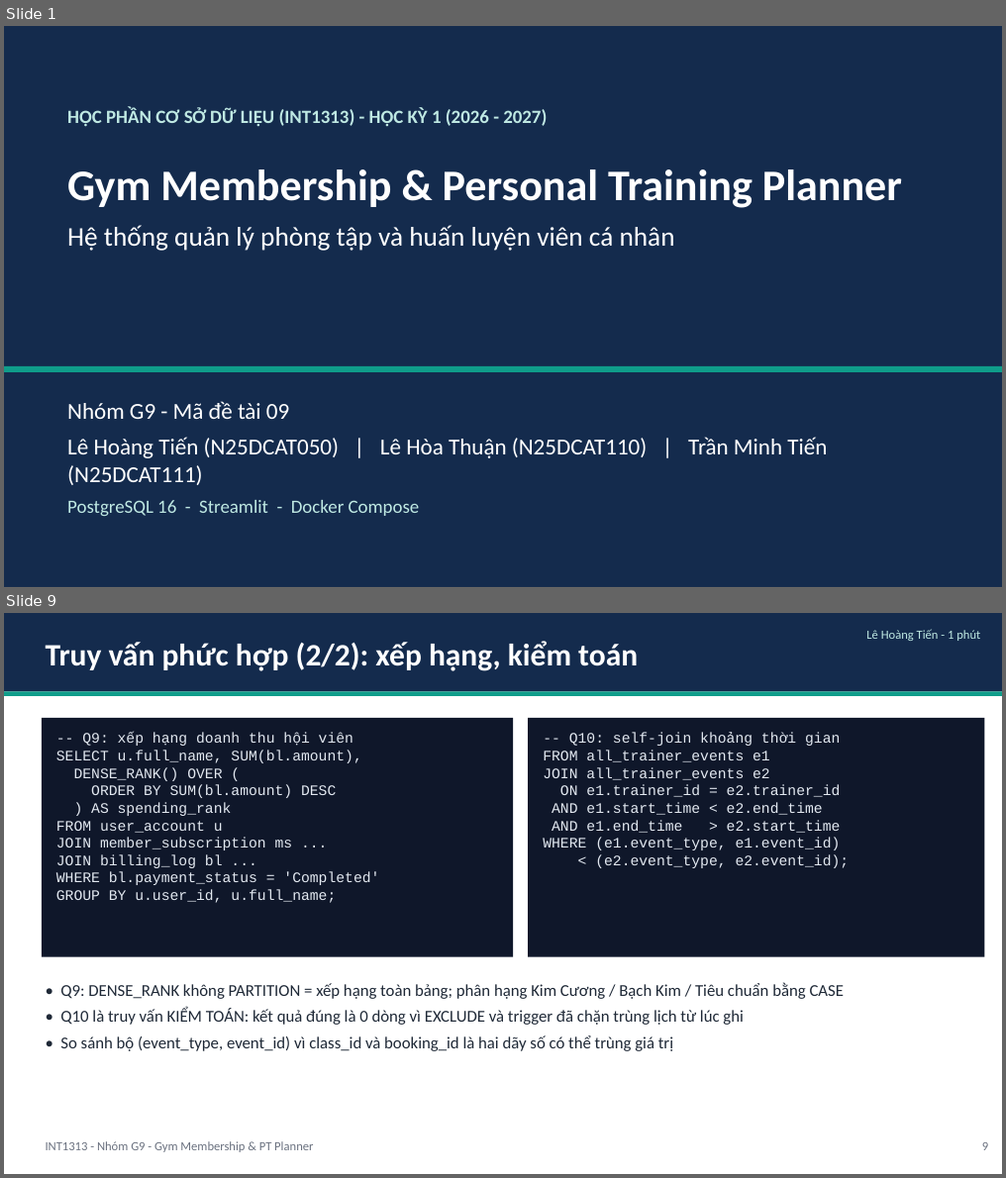
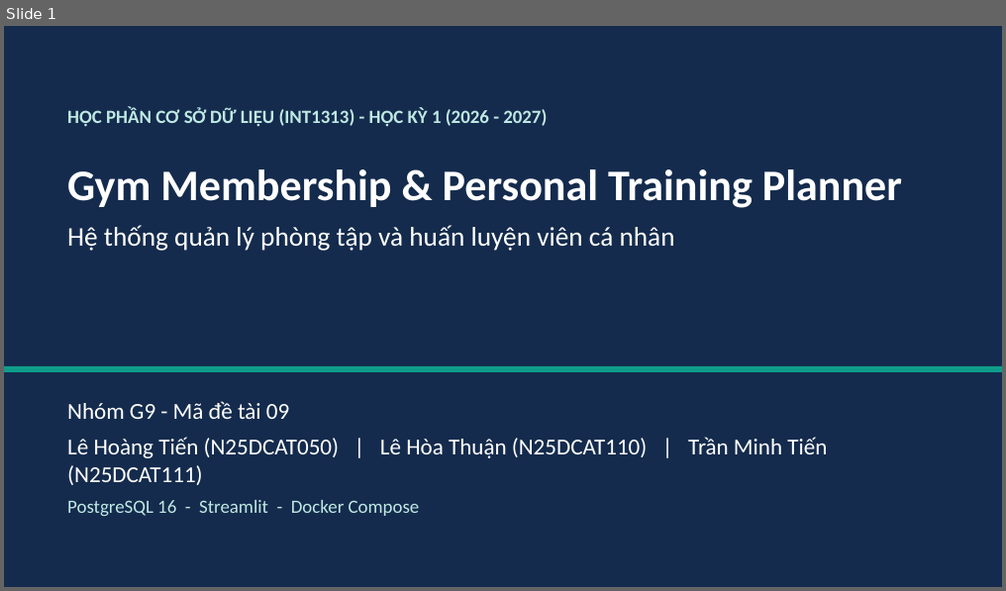
Before and after one commit to TienVN6222/PTIT_INT1313_CSDL_Group9, a slide deck: Phase 4/presentation/deck.pptx. Shown one above the other, each under a label of ours: slides 1 and 9 before the commit, slide 1 after it; the slides between them are not shown. The pictures are 1006x1178 and 1006x591 pixels, drawn with LibreOffice and Linux fonts; fonts in the diff are those of the drawing. Boxes give left, top, right and bottom in pixels: in the first picture for what was removed or moved away, otherwise in the second. Text is boxed around its words. In the diff, an @@ line names an element or a change of style, - is before the commit and + after.

```diff
--- a/Phase 4/presentation/deck.pptx
+++ b/Phase 4/presentation/deck.pptx
@@ slide 9 removed at [4,613,1002,1174], background #FFFFFF @@
@@ rectangle removed at [4,613,1002,691] @@
@@ text removed at [46,641,638,671] @@
-Truy vấn phức hợp (2/2): xếp hạng, kiểm toán
@@ text removed at [866,629,980,641] @@
-Lê Hoàng Tiến - 1 phút
@@ rectangle removed at [4,691,1002,696] @@
@@ rectangle removed at [42,718,513,958] @@
@@ rectangle removed at [528,718,985,958] @@
@@ text removed at [56,733,379,903] @@
--- Q9: xếp hạng doanh thu hội viên
-SELECT u.full_name, SUM(bl.amount),
-DENSE_RANK() OVER (
-ORDER BY SUM(bl.amount) DESC
-) AS spending_rank
-FROM user_account u
-JOIN member_subscription ms ...
-JOIN billing_log bl ...
-WHERE bl.payment_status = 'Completed'
-GROUP BY u.user_id, u.full_name;
@@ text removed at [543,733,849,868] @@
--- Q10: self-join khoảng thời gian
-FROM all_trainer_events e1
-JOIN all_trainer_events e2
-ON e1.trainer_id = e2.trainer_id
-AND e1.start_time < e2.end_time
-AND e1.end_time > e2.start_time
-WHERE (e1.event_type, e1.event_id)
-< (e2.event_type, e2.event_id);
@@ text removed at [60,982,845,1052] @@
-• Q9: DENSE_RANK không PARTITION = xếp hạng toàn bảng; phân hạng Kim Cương / Bạch Kim / Tiêu chuẩn bằng CASE
-• Q10 là truy vấn KIỂM TOÁN: kết quả đúng là 0 dòng vì EXCLUDE và trigger đã chặn trùng lịch từ lúc ghi
-• So sánh bộ (event_type, event_id) vì class_id và booking_id là hai dãy số có thể trùng giá trị
@@ text removed at [46,1142,313,1153] @@
-INT1313 - Nhóm G9 - Gym Membership & PT Planner
@@ text removed at [982,1143,988,1151] @@
-9
```
Also in this commit, not shown: 6 slides changed, 20 slides added, 7 other slides removed, 23 other files.
